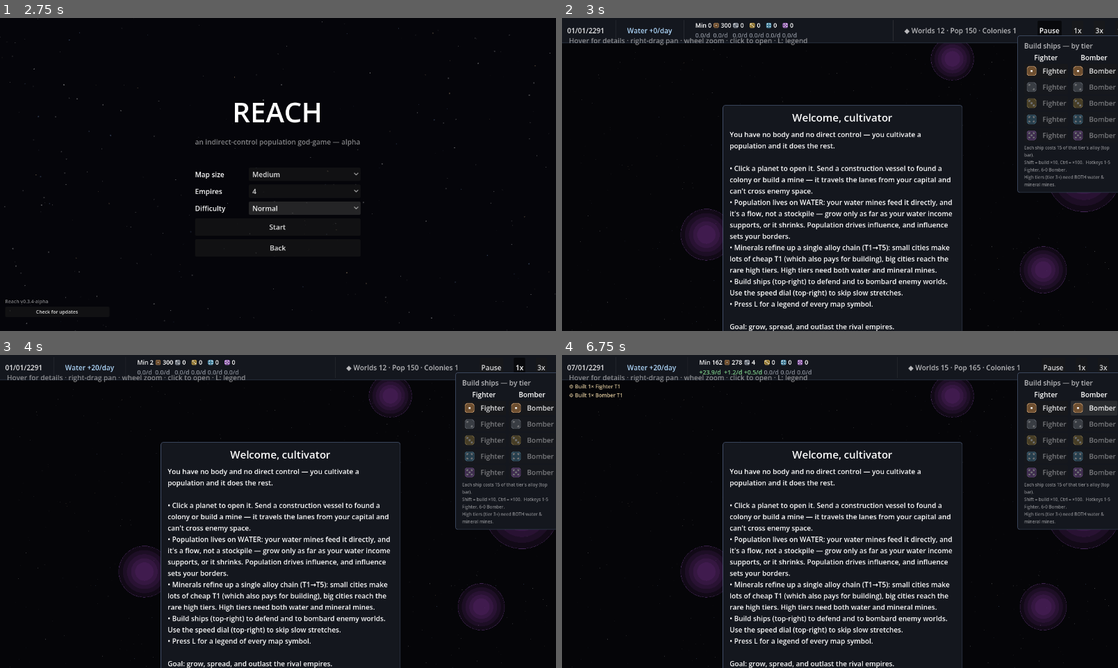
Above: before the commit, frames 1-4 (two rows, left to right).
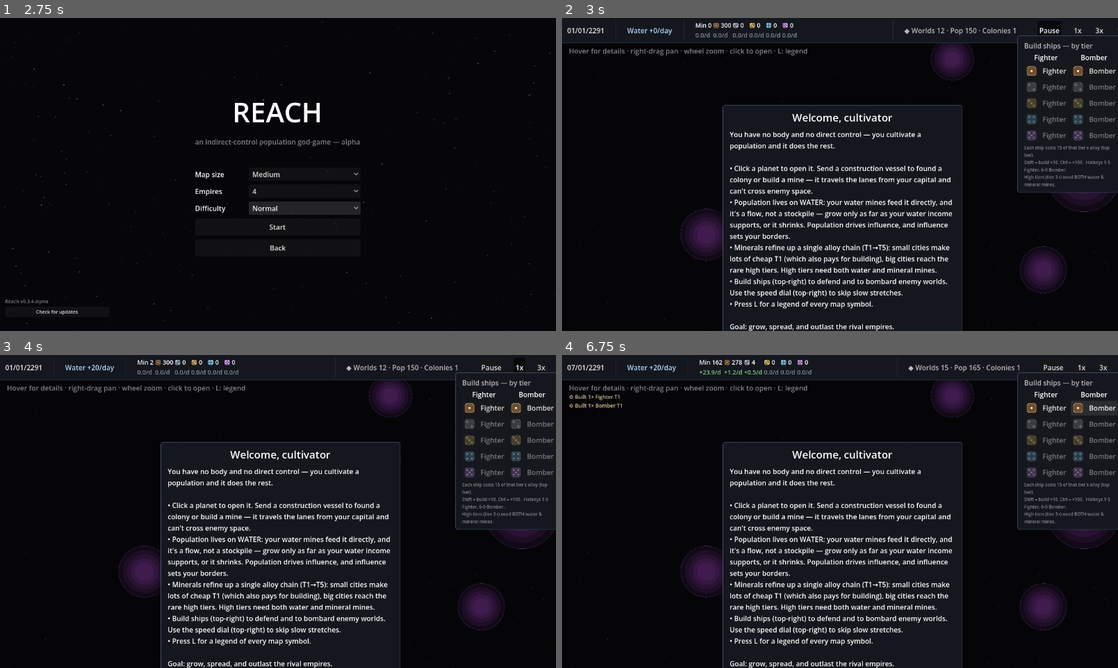
Above: after the commit, the same moments.

Repository: evyatarmitz/reach
Game: Godot game, scene res://menu/menu.tscn
The game is run twice, just before and just after one commit, with the same random seed, the same clock (stepped at 60 frames per second) and the same inputs.
Inputs (mouse positions are in pixels of both pictures, inside the frame that each line leads up to):
- Up to frame 1 (2.75 s): click "New Game" at 0.5 s; click "Normal" at 1.25 s; click "Normal" at 2 s
- Up to frame 2 (3 s): click "Start" at 2.75 s
- Up to frame 3 (4 s): click "1x" at 3.5 s
- Up to frame 4 (6.75 s): click "3x" at 4.25 s; tap Enter at 5 s; move the mouse to (962, 495) at 5.02 s; hold Right 5.03-5.75 s; hold Ctrl 5.03-5.75 s; click (962, 495) at 5.17 s; tap Space at 5.27 s; click "Fighter" at 5.75 s; click "Bomber" at 6.5 s

Frame 1 is identical in both runs. In frame 2, 0.6% of the frame differs, in the area x 1-45%, y 6-12%; in frame 3, 0.6%; in frame 4, 0.8%, in the area x 1-45%, y 6-17%.

Commit message:
HUD: dock top-left hint/event labels below the bar
Visual-review cycle 4 (see artifacts/notes/REVIEW_LOG.md).

R4: the top-left hint + event feed were pinned at a fixed y that tucked under
the now-opaque top bar. Added _dock_top_labels (driven by top_bar.resized) to
park them just below the bar realheight, mirroring the selection-panel dock, so
they clear the bar regardless of its height.

Closes every item from the cycle-1 triage.

Diff:
--- a/desktop/game/main.gd
+++ b/desktop/game/main.gd
@@ -108,6 +108,7 @@
 const _MONTH_DAYS := [31, 28, 31, 30, 31, 30, 31, 31, 30, 31, 30, 31]
 var standing_label: Label
 var hint_label: Label
+var top_bar: PanelContainer   # the top HUD bar; hint/event labels dock below its real height
 var _tooltip_panel: PanelContainer   # Paradox-style hover popup (map nodes + HUD terms)
 var _tooltip_label: RichTextLabel
 var _ui_tips: Array = []              # [Control, bbcode] HUD elements with an explainer
@@ -1616,8 +1617,12 @@
 	add_child(layer)
 
 	var top := PanelContainer.new()
+	top_bar = top
 	UiStyle.make_opaque_bar(top)   # solid bg so the small resource figures read over the map
 	top.set_anchors_preset(Control.PRESET_TOP_WIDE)
+	# Keep the top-left hint / event labels just under the bar's real bottom (its height
+	# depends on the resource text), so they never tuck under the now-opaque bar.
+	top.resized.connect(_dock_top_labels)
 	layer.add_child(top)
 	var bar := HBoxContainer.new()
 	bar.add_theme_constant_override("separation", 24)
@@ -2033,6 +2038,18 @@
 	panel.offset_top = ship_panel.offset_top + ship_panel.size.y + 12.0
 
 
+# Park the top-left hint + event feed just below the top bar's real bottom, so they clear
+# the (now opaque) bar regardless of its height.
+func _dock_top_labels() -> void:
+	if top_bar == null:
+		return
+	var y := top_bar.size.y + 6.0
+	if hint_label != null:
+		hint_label.position = Vector2(16.0, y)
+	if event_label != null:
+		event_label.position = Vector2(16.0, y + 24.0)
+
+
 func _on_colonize() -> void:
 	# Dispatch a construction vessel from the capital (it travels lanes, can't cross
 	# enemy territory, and founds the colony on arrival).
Not shown, changed: artifacts/notes/REVIEW_LOG.md
